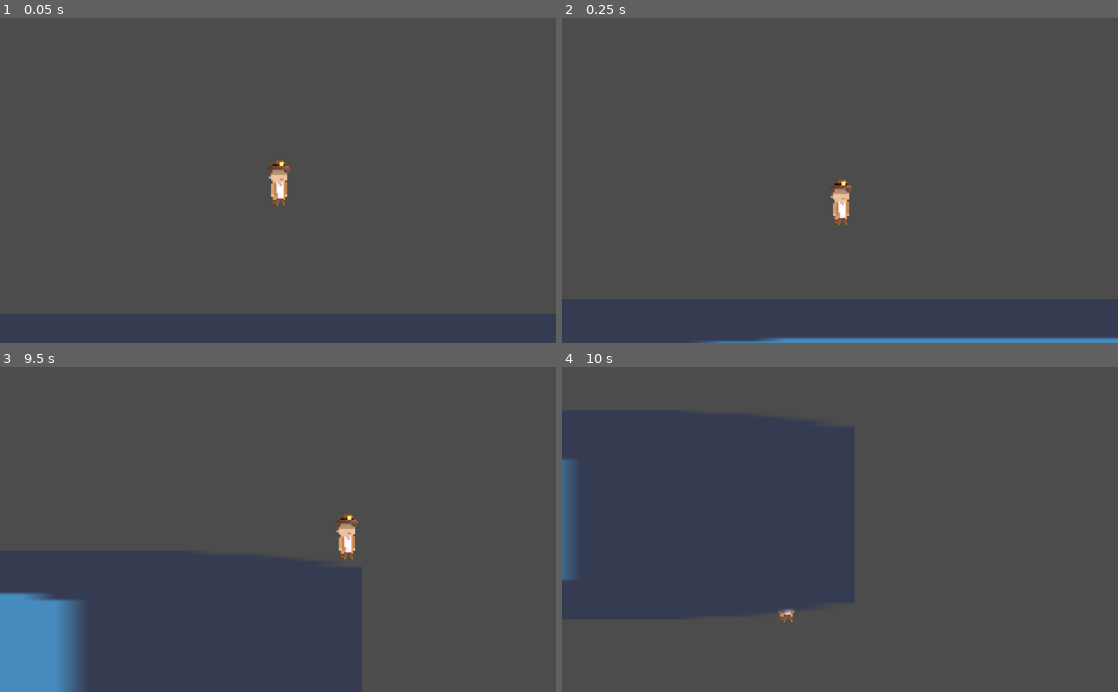
Above: before the commit, frames 1-4 (two rows, left to right).
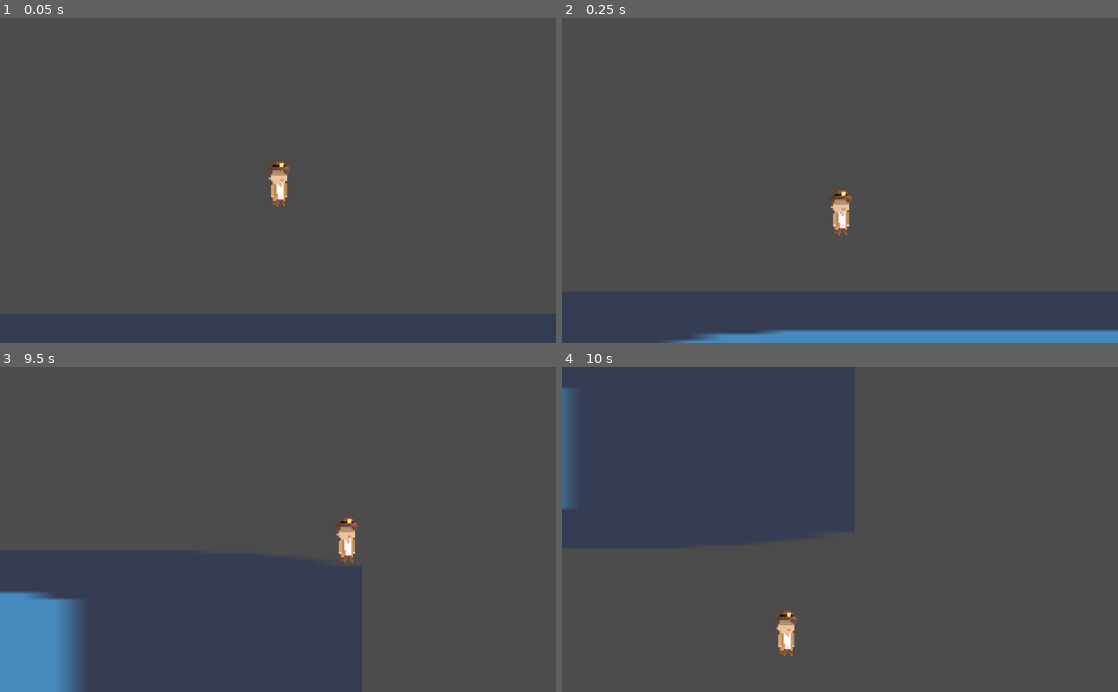
Above: after the commit, the same moments.

Repository: Spiderpat12/OmarDev1
Game: Godot game, scene res://Game.tscn
The game is run twice, just before and just after one commit, with the same random seed, the same clock (stepped at 60 frames per second) and the same inputs. The project has no main scene, so this scene is started directly. The engine's default icon, where the game draws it, is replaced by a stand-in: a white triangle on a blue panel in a dark square.
Inputs:
- Up to frame 1 (0.05 s): no input
- Up to frame 2 (0.25 s): no input
- Up to frame 3 (9.5 s): hold Right (ui_right) 0.53-2.03 s; tap Up (ui_up) at 0.77, 1.52, 3.02, 3.77, 4.52, 6.02, 6.77, 7.52, 9.02 s; hold Left (ui_left) 2.03-2.78 s; hold Right (ui_right) 2.78-4.28 s; hold Left (ui_left) 4.28-5.03 s; hold Right (ui_right) 5.03-5.78 s; hold Left (ui_left) 5.78-7.28 s; hold Right (ui_right) from 7.28 s (still down)
- Up to frame 4 (10 s): release Right (ui_right) at 9.53 s; hold Left (ui_left) from 9.53 s (still down); tap Up (ui_up) at 9.77 s

The runs differ from the first frame. In frame 1, 0.1% of the frame differs, in the area x 48-53%, y 43-59%; in frame 2, 2.7%, in the area x 18-100%, y 49-100%; in frame 3, 0.3%; in frame 4, 1.3%.

Commit message:
hll

Diff:
--- a/project_whith_rayan/scripts/Player.gd
+++ b/project_whith_rayan/scripts/Player.gd
@@ -2,8 +2,8 @@
 
 
 export var speed : float = 300
-export var jump : float = 400
-export var gravity : float = 10
+export var jump : float = 200
+export var gravity : float = 15
 export var acc : float = 35
 
 var x : float
